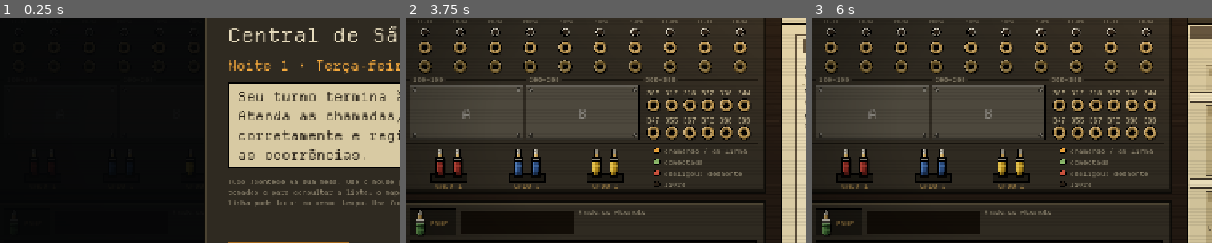
Above: before the commit, frames 1-3 (left to right).
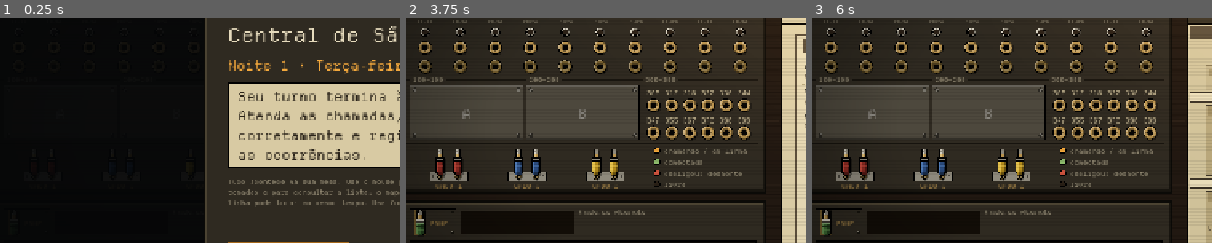
Above: after the commit, the same moments.

Repository: MendelDdS/Project-Switchboard
Game: Godot game, scene res://scenes/main.tscn
Same seed, same stepped clock (60 frames per second), same inputs: the game is played once before the commit and once after it.
Inputs (mouse positions are % of the whole screen's width and height, from its top left):
- Up to frame 1 (0.25 s): no input
- Up to frame 2 (3.75 s): click "Lista telefônica" at 0.5 s; click "Mapa e despacho" at 1.25 s; click "Virar ▶" at 2 s; click "Caderno" at 2.75 s; click "Começar turno" at 3.5 s
- Up to frame 3 (6 s): tap Enter at 4.25 s; drag from (25, 37) to (60, 28) at 4.27 s; drag from (74, 58) to (45, 70) at 5.02 s; move the mouse to (60, 28) at 5.77 s; hold X (hang_up) from 5.78 s (still down); tap 2 (tab_dispatch) at 5.85 s
The pictures show only the part of the screen within x 3-53%, y 22-72%; the shares and areas given below are measured in that part.

The runs differ from the first frame. In frame 2, 1.3% of the frame differs, in the area x 2-55%, y 68-97%; in frame 3, 1.3%.

Commit message:
feat(#0000): improve board cables

Diff:
--- a/scripts/ui/fone_socket.gd
+++ b/scripts/ui/fone_socket.gd
@@ -10,9 +10,23 @@
 
 
 func _draw() -> void:
+	# chapa com chanfro (luz em cima à esquerda), como a mesa
 	draw_rect(Rect2(Vector2.ZERO, size), Color.BLACK)
-	draw_rect(Rect2(Vector2(2, 2), size - Vector2(4, 4)), Color("1b1812"))
-	draw_rect(Rect2(10, 26, 16, 12), Color("050403"))
+	draw_rect(Rect2(Vector2.ONE, size - Vector2(2, 2)), Pal.PANEL)
+	draw_rect(Rect2(1, 1, size.x - 2, 1), Pal.PANEL_HI)
+	draw_rect(Rect2(1, 1, 1, size.y - 2), Pal.PANEL_HI)
+	draw_rect(Rect2(1, size.y - 2, size.x - 2, 1), Pal.PANEL_LO)
+	draw_rect(Rect2(size.x - 2, 1, 1, size.y - 2), Pal.PANEL_LO)
+	# o berço onde o plug fica em pé: rebaixo escuro com a borda de latão, sombra no alto (é fundo)
+	var cradle := Rect2(10, 3, 16, size.y - 6)
+	draw_rect(cradle.grow(1), Color("7a6230"))
+	draw_rect(Rect2(cradle.position - Vector2.ONE, Vector2(cradle.size.x + 2, 1)), Color("c4a35a"))
+	draw_rect(cradle, Color("050403"))
+	draw_rect(Rect2(cradle.position, Vector2(cradle.size.x, 2)), Pal.PANEL_LO)
+	for c in [Vector2(size.x - 6, 6), Vector2(size.x - 6, size.y - 6)]:   # parafusos
+		draw_circle(c, 2.5, Pal.PANEL_LO)
+		draw_circle(c - Vector2(0.4, 0.4), 1.6, Color("8e897c"))
+		draw_line(c - Vector2(1.2, 0), c + Vector2(1.2, 0), Pal.PANEL_LO, 1.0)
 	# no editor (@tool) as fontes de Pal ainda não foram carregadas
 	var f: Font = Pal.ui if Pal.ui != null else get_theme_default_font()
 	# a palavra muda com o idioma (FONE, HEADSET, AURICULAR): o maior tamanho em que a fonte fica nítida e cabe
--- a/scripts/ui/switchboard.gd
+++ b/scripts/ui/switchboard.gd
@@ -35,7 +35,8 @@
 const SIZE := Vector2(588, 334)
 const FONE_HOME := Vector2(18, 24)   # posição do plug do FONE dentro do encaixe
 
-var _pushed := {}   ## ponta -> segundos desde que encaixou (a assentada, `PUSH_SEC`)
+var _pushed := {}   ## ponta -> segundos desde que encaixou (a assentada, `PUSH_SEC`, e a passagem para de frente)
+var _pulled := {}   ## ponta -> [segundos desde que saiu do encaixe, onde ele estava]: o plug de frente sumindo
 var _silhouette := {}   ## encaixado (bool) -> polígono do contorno do plug (destaque e sombra)
 var _lit := {}   ## lâmpada ("l3" linha, "d312" destino) -> [cor, quanto está acesa 0..1]; a cor fica enquanto apaga
 var exchange: Exchange
@@ -65,7 +66,8 @@
 const TAP_GAP := 0.12          # s: intervalo mínimo entre dois "taps" do mesmo fio
 const PLUG_BASE := Vector2(0, 20)   # do ponto de referência do plug (topo do corpo) até onde o fio entra nele
 ## Encaixado, de onde fica a tomada até onde o fio entra: a ponta de metal some dentro dela e o anel assenta no buraco.
-const PLUG_FACE_R := 8.0   # encaixado, o plug é visto de frente: o raio do aro dele, sobre o encaixe
+const PLUG_FACE_R := 9.0   # encaixado, o plug é visto de frente: o raio do aro dele, sobre o encaixe
+const MORPH_SEC := 0.08   # encaixando ou saindo, o plug passa de em pé para de frente (e volta) nesse tempo
 const PUSH_PX := 1.5     # ao encaixar, o plug afunda (o tampo encolhe tanto, px) e volta...
 const ROT_STEP := deg_to_rad(15.0)   # solto ou na mão, o plug gira em passos assim (pixel art girado torto serrilha)
 const PUSH_SEC := 0.14   # ...nesse tempo, como se fosse empurrado para dentro
@@ -292,6 +294,7 @@
 func pick_up(e: int) -> void:
 	_sfx("plug_out", _plug_base(e))
 	var prev: int = ends[e]
+	_unseat(e)
 	ends[e] = -1
 	held = e
 	_raise(e)
@@ -299,11 +302,19 @@
 		end_changed.emit(e, -1, prev)
 
 
+## O plug encaixado vai sair: a vista de frente some aos poucos no encaixe (`_pulled`).
+func _unseat(e: int) -> void:
+	if ends[e] != -1:
+		_pulled[e] = [0.0, jack_rect(int(ends[e])).get_center()]
+	_pushed.erase(e)
+
+
 ## Solta o plug: ele cai e o fio o puxa de volta para o buraco (o FONE volta ao telefone).
 func go_home(e: int) -> void:
 	var from := _plug_base(e)
 	var fling := _mouse_vel.limit_length(MAX_FLING) if held == e else Vector2.ZERO
 	var prev: int = ends[e]
+	_unseat(e)
 	ends[e] = -1
 	if held == e:
 		held = -1
@@ -405,8 +416,12 @@
 func _process(delta: float) -> void:
 	for e in _pushed.keys():   # a assentada anda antes dos fios: a ponta deles acompanha o plug no mesmo quadro
 		_pushed[e] += delta
-		if _pushed[e] >= PUSH_SEC:
+		if _pushed[e] >= maxf(PUSH_SEC, MORPH_SEC):
 			_pushed.erase(e)
+	for e in _pulled.keys():
+		_pulled[e][0] += delta
+		if _pulled[e][0] >= MORPH_SEC:
+			_pulled.erase(e)
 	var mouse := get_local_mouse_position()
 	if held != -1:
 		cursor = mouse
@@ -770,11 +785,9 @@
 	draw_rect(Rect2(12, 254, w - 24, 2), Pal.PANEL_LO)
 	for k in PATCHES:
 		var cx := patch_x(k)
-		draw_rect(Rect2(cx - 30, 302, 60, 14), Color.BLACK)
-		draw_rect(Rect2(cx - 28, 304, 56, 10), Color("1b1812"))
-		for e in [1 + k * 2, 2 + k * 2]:   # os dois buracos de onde saem os fios
-			var hp := hole(e)
-			draw_rect(Rect2(hp.x - 7, hp.y - 4, 14, 8), Color("050403"))
+		_draw_metal(Rect2(cx - 30, 299, 60, 15))
+		for e in [1 + k * 2, 2 + k * 2]:   # os dois buracos de onde saem os fios: buchas, como encaixes pequenos
+			_draw_jack(Rect2(hole(e) - Vector2(5.5, 5.5), Vector2(11, 11)), Color("7a6230"))
 		draw_string(Pal.mono, Vector2(cx - 30, 326), T.text(T.Key.BOARD_CORD) % (k + 1), HORIZONTAL_ALIGNMENT_CENTER, 60, 11, Pal.BRASS)
 	# legenda
 	var leg := [[Pal.AMBER, T.Key.LEGEND_RING], [Pal.GREEN, T.Key.LEGEND_CONN], [Pal.RED, T.Key.LEGEND_DONE], [LAMP_OFF, T.Key.LEGEND_FREE]]
@@ -801,10 +814,16 @@
 	for e in _order:
 		_draw_rope(e, true)
 		_draw_plug(e, true)
+	for e in _pulled:   # plugs que acabaram de sair: a vista de frente sumindo no encaixe
+		var k: float = _pulled[e][0] / MORPH_SEC
+		draw_set_transform(_pulled[e][1], 0.0, Vector2.ONE * lerpf(1.0, 0.4, k))
+		_draw_plug_face(_cable_col(e), 0.0, 1.0 - k)
+		draw_set_transform(Vector2.ZERO)
 	for e in _order:
-		if ends[e] != -1:   # encaixado, visto de frente: o fio sai do meio dele, por cima
+		if ends[e] != -1:   # encaixado, visto de frente: o fio sai do meio dele (da ponteira), por cima do tampo
 			_draw_plug(e, false)
 			_draw_rope(e, false)
+			_draw_plug_cap(e)
 		else:
 			_draw_rope(e, false)
 			_draw_plug(e, false)
@@ -823,9 +842,8 @@
 			draw_string(Pal.mono, Vector2(bx + 10, by + 22 + k * 19), info_lines[k], HORIZONTAL_ALIGNMENT_LEFT, -1, 11, Pal.GHOST if info_ghost else Pal.TEXT)
 
 
-## Plaquinha de metal niquelado com o número da linha gravado (escuro, com o brilho embaixo de quem foi rebaixado),
-## chanfro claro em cima e escuro embaixo, e um rebite de cada lado. O número fica centrado pela medida da fonte.
-func _draw_number_plate(r: Rect2, text: String) -> void:
+## Chapa de metal niquelado: chanfro claro em cima e escuro embaixo, e um rebite em cada ponta.
+func _draw_metal(r: Rect2) -> void:
 	draw_rect(r.grow(1), Color.BLACK)
 	draw_rect(r, BEZEL[1])
 	draw_rect(Rect2(r.position, Vector2(r.size.x, 1)), BEZEL[0])
@@ -835,6 +853,12 @@
 	for x in [r.position.x + 3.5, r.end.x - 3.5]:   # rebites
 		draw_circle(Vector2(x, r.get_center().y), 1.5, BEZEL[2])
 		draw_circle(Vector2(x - 0.4, r.get_center().y - 0.4), 0.8, BEZEL[0])
+
+
+## Plaquinha de metal com o número da linha gravado (escuro, com o brilho embaixo de quem foi rebaixado), centrado
+## pela medida da fonte.
+func _draw_number_plate(r: Rect2, text: String) -> void:
+	_draw_metal(r)
 	var size := Pal.mono.get_string_size(text, HORIZONTAL_ALIGNMENT_LEFT, -1, 11)
 	var at := Vector2(roundf(r.get_center().x - size.x / 2.0), roundf(r.get_center().y + (Pal.mono.get_ascent(11) - Pal.mono.get_descent(11)) / 2.0))
 	draw_string(Pal.mono, at + Vector2(0, 1), text, HORIZONTAL_ALIGNMENT_LEFT, -1, 11, BEZEL[0])   # o brilho do rebaixo
@@ -893,7 +917,14 @@
 		if e == _hover:   # contorno claro, na forma do plug: dá para pegar
 			draw_colored_polygon(_plug_outline(seated, 2.0), Pal.GLOW)
 		if seated:
-			_draw_plug_face(_cable_col(e), _push(e))
+			var k := minf(float(_pushed.get(e, MORPH_SEC)) / MORPH_SEC, 1.0)
+			if k < 1.0:   # acabou de encaixar: a vista de frente cresce enquanto o corpo em pé entra no encaixe
+				draw_set_transform(at.round(), 0.0, Vector2.ONE * lerpf(0.4, 1.0, k))
+			_draw_plug_face(_cable_col(e), _push(e), 1.0)
+			_plug_reflect(int(ends[e]), Vector2.ZERO, PLUG_FACE_R - _push(e))
+			if k < 1.0:
+				draw_set_transform_matrix(Transform2D(0.0, Vector2(1.0, 1.0 - k), 0.0, at.round()) * Transform2D(0.0, Vector2(0, 26)))
+				_draw_plug_body(_cable_col(e))
 		else:
 			_draw_plug_body(_cable_col(e))
 	draw_set_transform(Vector2.ZERO)
@@ -925,18 +956,42 @@
 ## O plug encaixado, visto de frente, como nas mesas de verdade: o aro niquelado em volta e o tampo redondo do cabo na
 ## cor dele (brilho no alto à esquerda); o fio sai do meio, por cima (desenhado depois). `push`: a assentada, o tampo
 ## encolhe como se afundasse.
-func _draw_plug_face(col: Array, push: float) -> void:
+func _draw_plug_face(col: Array, push: float, alpha: float) -> void:
 	var base: Color = col[0]
 	var hi: Color = col[1]
 	var r := PLUG_FACE_R - push
-	draw_circle(Vector2.ZERO, r + 1.0, Color.BLACK)
-	draw_circle(Vector2.ZERO, r, BEZEL[2])   # o aro: sombra embaixo à direita...
-	draw_circle(Vector2(-0.6, -0.6), r - 0.7, BEZEL[0])   # ...luz no alto à esquerda
-	draw_circle(Vector2.ZERO, r - 1.2, BEZEL[1])
-	draw_circle(Vector2.ZERO, r - 2.4, Color.BLACK)
-	draw_circle(Vector2.ZERO, r - 3.0, base.darkened(0.35))   # o tampo do cabo, abaulado
-	draw_circle(Vector2(-0.7, -0.7), r - 3.6, base)
-	draw_circle(Vector2(-1.6, -1.6), maxf(1.0, r - 6.2), hi)
+	draw_circle(Vector2.ZERO, r + 1.0, Color(Color.BLACK, alpha))
+	draw_circle(Vector2.ZERO, r, Color(BEZEL[2], alpha))   # o aro: sombra embaixo à direita...
+	draw_circle(Vector2(-0.6, -0.6), r - 0.7, Color(BEZEL[0], alpha))   # ...luz no alto à esquerda
+	draw_circle(Vector2.ZERO, r - 1.2, Color(BEZEL[1], alpha))
+	draw_circle(Vector2.ZERO, r - 2.4, Color(Color.BLACK, alpha))
+	draw_circle(Vector2.ZERO, r - 3.0, Color(base.darkened(0.35), alpha))   # o tampo do cabo, abaulado
+	draw_circle(Vector2(-0.7, -0.7), r - 3.6, Color(base, alpha))
+	draw_circle(Vector2(-1.6, -1.6), maxf(1.0, r - 6.2), Color(hi, alpha))
+
+
+## Por cima do fio, no meio do plug encaixado: a ponteira de onde o fio sai. O fio passa por cima do tampo e chega
+## até ela, no centro.
+func _draw_plug_cap(e: int) -> void:
+	if float(_pushed.get(e, MORPH_SEC)) < MORPH_SEC:
+		return   # ainda entrando: o corpo em pé está por cima
+	var col: Array = _cable_col(e)
+	var c := _plug_base(e).round()
+	draw_circle(c, 2.5, col[0])   # na cor e na largura do fio, sem contorno: o fio continua nela
+	draw_circle(c - Vector2(0.7, 0.7), 0.9, col[1])
+
+
+## A luz de uma lâmpada batendo no aro do plug encaixado em `j`: na entrada, a lâmpada da linha fica logo acima (o alto
+## do aro); no destino, a luz é o aro aceso em volta da tomada (o aro inteiro, mais fraco). A saída não tem lâmpada.
+func _plug_reflect(j: int, c: Vector2, r: float) -> void:
+	if j <= 10:
+		var lt: Array = _lit.get("l%d" % j, [LAMP_OFF, 0.0])
+		if lt[1] > 0.02:
+			draw_arc(c, r - 0.6, PI * 1.15, PI * 1.85, 12, Color(lt[0], 0.6 * lt[1]), 1.5)
+	elif j > 20:
+		var dl: Array = _lit.get("d%d" % j, [LAMP_OFF, 0.0])
+		if dl[1] > 0.02:
+			draw_arc(c, r - 0.6, 0.0, TAU, 24, Color(dl[0], 0.35 * dl[1]), 1.5)
 
 
 ## O plug de pé, com o fio saindo de baixo (y = 0): cabo de baquelite na cor do cabo (sombreado de cilindro, dois sulcos
Not shown, changed: CLAUDE.md
